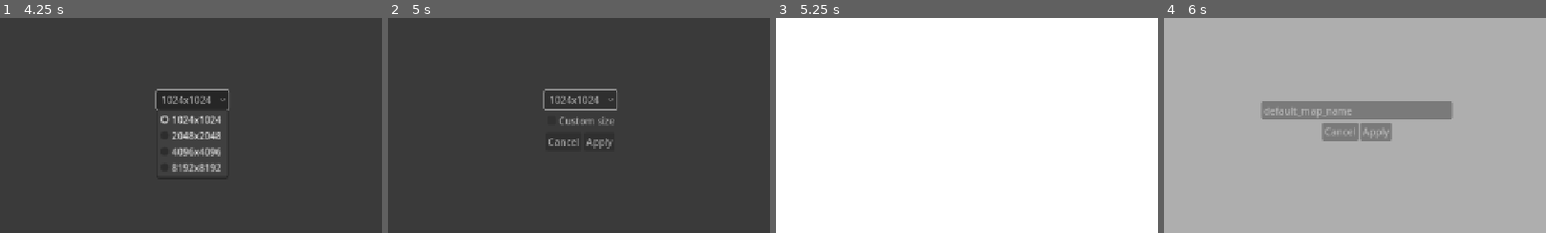
Above: before the commit, frames 1-4 (left to right).
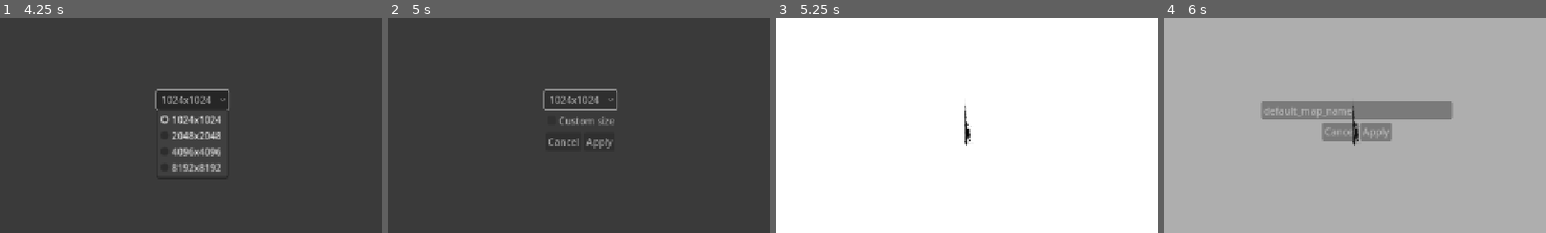
Above: after the commit, the same moments.

Repository: ObaniGemini/TabledotMapper
Game: Godot game, scene res://main.tscn
Two runs of this game, one before a commit and one after it. Both use one fixed random seed, a clock stepped at 60 frames per second and the inputs below.
Inputs (mouse positions are % of the whole screen's width and height, from its top left):
- Up to frame 1 (4.25 s): click (2, 4) at 0.5 s; click (2, 4) at 1.25 s; click (2, 33) at 2 s; click (2, 42) at 2.75 s; click "1024x1024" at 3.5 s
- Up to frame 2 (5 s): click "Custom size" at 4.25 s
- Up to frame 3 (5.25 s): click "Apply" at 5 s
- Up to frame 4 (6 s): click (2, 23) at 5.75 s
The pictures show only the part of the screen within x 25-75%, y 26-76%; the shares and areas given below are measured in that part.

Frames 1-2 are identical in both runs. In frame 3, 0.2% of the frame differs, in the area x 49-52%, y 40-60%; in frame 4, 0.2%.

Commit message:
add a config

Diff:
--- /dev/null
+++ b/config.gd
@@ -0,0 +1,61 @@
+extends Node
+
+const DEFAULT_CONFIG := {
+	"brush_texture": "",
+	"brush_size": 128,
+	"brush_color": Color(0, 0, 0),
+
+	"pattern_texture": "",
+	"pattern_size": 10.0,
+	"pattern_rotation": 0.0,
+	"pattern_offset": Vector2(),
+	"pattern_brush_size": 128.0,
+	"pattern_brush_roughness": 0.5,
+	"pattern_brush_color": Color(1, 1, 1),
+}
+
+const CONFIG_FILE := "user://config.save"
+
+var data := {}
+
+
+func _ready():
+	load_config()
+
+
+func set_dictionary(c, default: Dictionary):
+	if c == null:
+		c = default.duplicate(true)
+	else:
+		for option in default:
+			if !c.has(option) or typeof(default[option]) != typeof(c[option]):
+				c[option] = default[option]
+	return c
+
+
+func GET(k: String):
+	return data[k]
+
+func SET(k: String, v):
+	data[k] = v
+
+
+
+func load_config():
+	var f := FileAccess.open(CONFIG_FILE, FileAccess.READ)
+	var cfg = null
+	if f != null:
+		cfg = f.get_var()
+	data = set_dictionary(cfg, DEFAULT_CONFIG)
+
+
+func save_config():
+	var f := FileAccess.open(CONFIG_FILE, FileAccess.WRITE)
+	if f != null:
+		f.store_var(data)
+	else:
+		print(FileAccess.get_open_error())
+
+
+func _exit_tree() -> void:
+	save_config()
--- a/project.godot
+++ b/project.godot
@@ -14,6 +14,10 @@
 run/main_scene="uid://de3ioi5x28b3t"
 config/features=PackedStringArray("4.5", "GL Compatibility")
 config/icon="res://icon.svg"
+
+[autoload]
+
+config="*res://config.gd"
 
 [display]
 
--- a/submenus/brush.gd
+++ b/submenus/brush.gd
@@ -27,6 +27,10 @@
 				im.resize(64, 64)
 				$Brush.add_icon_item(ImageTexture.create_from_image(im), "")
 
+	$Color.color = config.GET("brush_color")
+	$Size/Slider.value = config.GET("brush_size")
+	$Brush.selected = brushes.find(config.GET("brush_texture"))
+
 	$Color.color_changed.connect(_update_color)
 	$Size/Slider.value_changed.connect(_update_size)
 	$Brush.item_selected.connect(_update_brush)
@@ -41,13 +45,17 @@
 	return load(brushes[$Brush.get_selected_id()])
 
 func _update_color(c: Color):
+	config.SET("brush_color", c)
 	update_color.emit(c)
 
 func _update_size(v: float):
+	config.SET("brush_size", v)
 	update_size.emit(int(v))
 
 func _update_brush(id: int):
+	config.SET("brush_texture", brushes[id])
 	update_brush.emit(load(brushes[id]))
 
 func set_color(c: Color):
+	config.SET("brush_color", c)
 	$Color.color = c
--- a/submenus/pattern.gd
+++ b/submenus/pattern.gd
@@ -22,6 +22,15 @@
 				im.copy_from(load(brushes.back()).get_image())
 				im.resize(64, 64)
 				$Pattern.add_icon_item(ImageTexture.create_from_image(im), "")
+
+	$Pattern.selected = brushes.find(config.GET("pattern_texture"))
+	$PatternSize/Slider.value = config.GET("pattern_size")
+	$Rotation/Slider.value = config.GET("pattern_rotation")
+	$Offset/X.value = config.GET("pattern_offset").x
+	$Offset/Y.value = config.GET("pattern_offset").y
+	$BrushSize/Slider.value = config.GET("pattern_brush_size")
+	$BrushRoughness/Slider.value = config.GET("pattern_brush_roughness")
+	$Color.color = config.GET("pattern_brush_color")
 
 	$Pattern.item_selected.connect(_update_pattern)
 	$PatternSize/Slider.value_changed.connect(_update_pattern_size)
@@ -64,28 +73,37 @@
 
 
 func _update_pattern(id: int):
+	config.SET("pattern_texture", brushes[id])
 	update_pattern.emit(load(brushes[id]))
 
 func _update_pattern_size(s: float):
+	config.SET("pattern_size", s)
 	update_pattern_size.emit(s)
 
 func _update_pattern_rotation(r: float):
+	config.SET("pattern_rotation", r)
 	update_pattern_rotation.emit(r)
 
 func _update_pattern_offset(v: float, x : bool):
-	update_pattern_offset.emit(Vector2(v, $Offset/Y.value) if x else Vector2($Offset/X.value, v))
+	var o := Vector2(v, $Offset/Y.value) if x else Vector2($Offset/X.value, v)
+	config.SET("pattern_offset", o)
+	update_pattern_offset.emit(o)
 
 func _update_brush_size(s: float):
+	config.SET("pattern_brush_size", s)
 	update_brush_size.emit(s)
 
 func _update_brush_roughness(r: float):
+	config.SET("pattern_brush_roughness", r)
 	update_brush_roughness.emit(r)
 
 func _update_brush_color(c: Color):
+	config.SET("pattern_brush_color", c)
 	update_brush_color.emit(c)
 
 
 
 
 func set_brush_color(c: Color):
+	config.SET("pattern_brush_color", c)
 	$Color.color = c
--- a/submenus/pattern.tscn
+++ b/submenus/pattern.tscn
@@ -76,6 +76,7 @@
 min_value = -0.5
 max_value = 0.5
 step = 0.0
+value = 0.5
 
 [node name="Label3" type="Label" parent="Offset"]
 layout_mode = 2
@@ -89,6 +90,7 @@
 min_value = -0.5
 max_value = 0.5
 step = 0.0
+value = 0.5
 
 [node name="Label2" type="Label" parent="."]
 layout_mode = 2
Not shown, added: config.gd.uid
